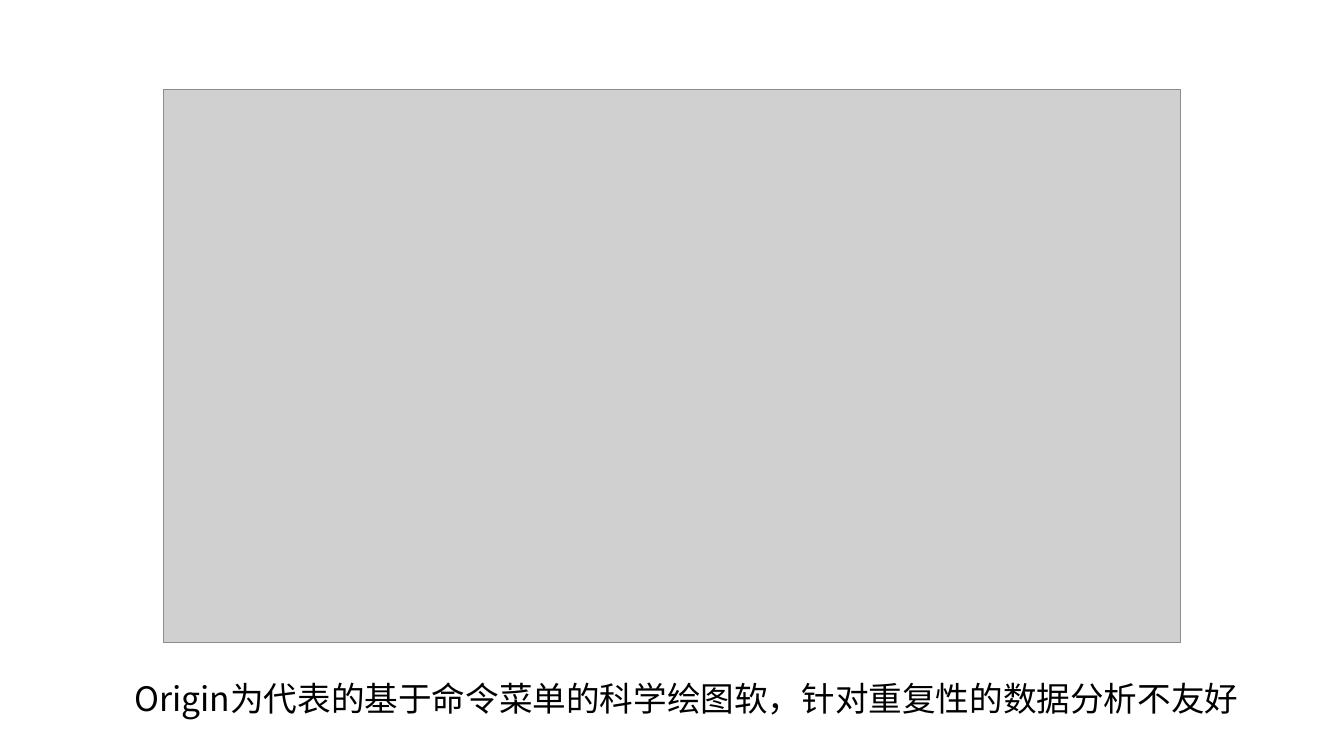
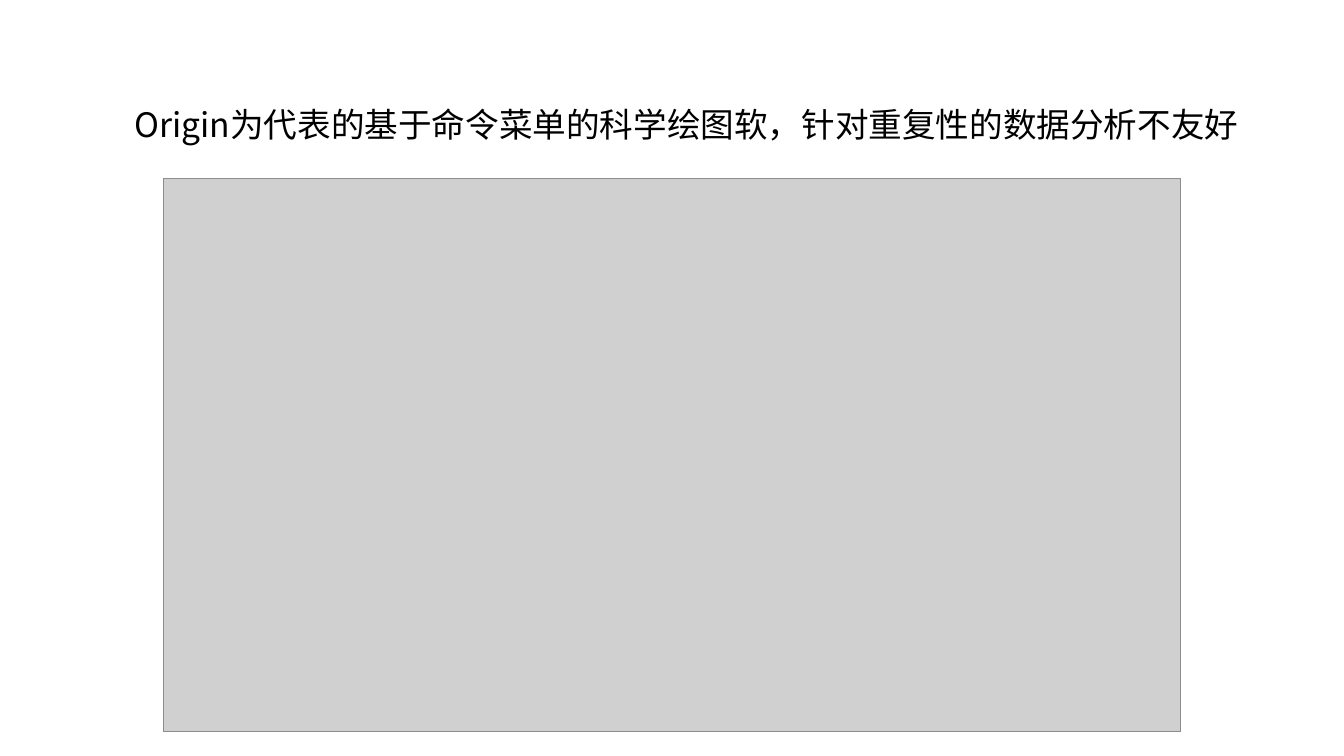
Before and after one commit to czyt1988/data-workbench, a slide deck: slide 3 of doc/DataWorkFlow-chart.pptx. Drawn at 1344x756 pixels with LibreOffice and Linux fonts; fonts in the diff are those of the drawing; grey boxes stand for pictures. Boxes give left, top, right and bottom in pixels: in the first picture for what was removed or moved away, otherwise in the second. Text is boxed around its words. In the diff, an @@ line names an element or a change of style, - is before the commit and + after.

```diff
--- a/doc/DataWorkFlow-chart.pptx
+++ b/doc/DataWorkFlow-chart.pptx
@@ text "Origin为代表的基于命令菜单的科学绘图软，针对重复性的数据分析不友好": place and size @@
-text "Origin为代表的基于命令菜单的科学绘图软，针对重复性的数据分析不友好" at bbox=[134, 682, 1238, 720]
+text "Origin为代表的基于命令菜单的科学绘图软，针对重复性的数据分析不友好" at bbox=[134, 108, 1238, 146]
@@ picture: place and size @@
-picture at bbox=[163, 90, 1181, 642]
+picture at bbox=[163, 178, 1181, 731]
```
Also in this commit, not shown: 8 other slides changed, 5 slides added, 1 slide removed, 25 other files.
